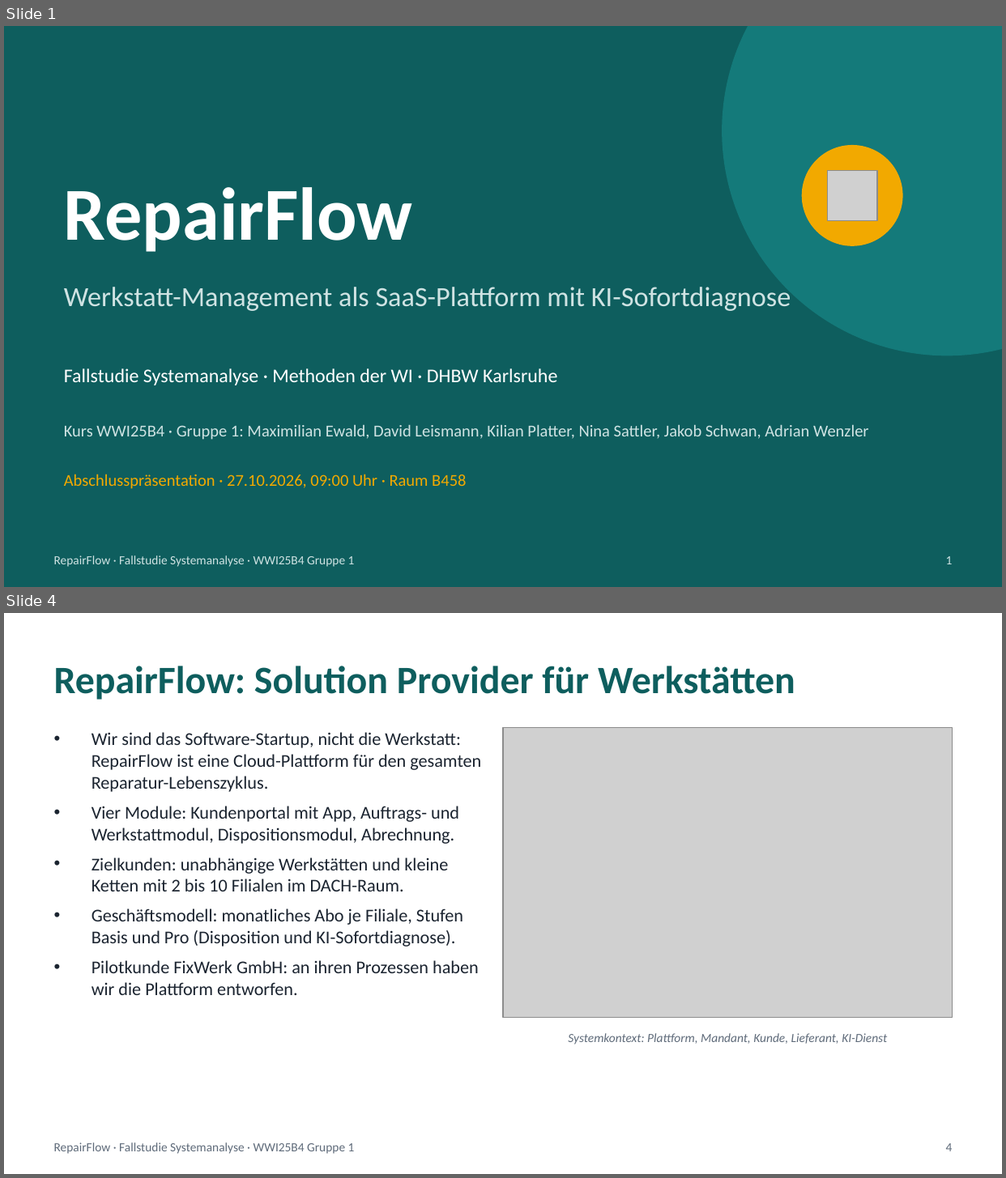
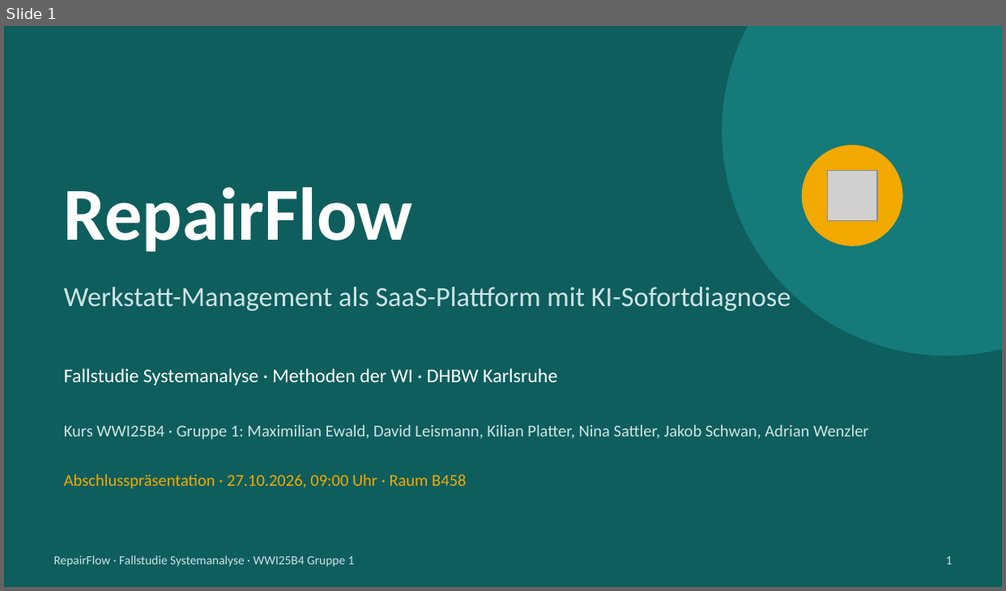
Before and after one commit to jakobschwan123-cmd/casestudy-semester-3, a slide deck: 4_praesentation/Abschlusspraesentation.pptx. Shown one above the other, each under a label of ours: slides 1 and 4 before the commit, slide 1 after it; the slides between them are not shown. The pictures are 1006x1178 and 1006x591 pixels, drawn with LibreOffice and Linux fonts; fonts in the diff are those of the drawing; grey boxes stand for pictures. Boxes give left, top, right and bottom in pixels: in the first picture for what was removed or moved away, otherwise in the second. Text is boxed around its words. In the diff, an @@ line names an element or a change of style, - is before the commit and + after.

```diff
--- a/4_praesentation/Abschlusspraesentation.pptx
+++ b/4_praesentation/Abschlusspraesentation.pptx
@@ slide 4 removed at (x1=4, y1=613, x2=1002, y2=1174), background #FFFFFF @@
@@ text removed at (x1=54, y1=666, x2=795, y2=700) @@
-RepairFlow: Solution Provider für Werkstätten
@@ text removed at (x1=91, y1=732, x2=481, y2=995) @@
-• Wir sind das Software-Startup, nicht die Werkstatt: RepairFlow ist eine Cloud-Plattform für den gesamten Reparatur-Lebenszyklus.
-• Vier Module: Kundenportal mit App, Auftrags- und Werkstattmodul, Dispositionsmodul, Abrechnung.
-• Zielkunden: unabhängige Werkstätten und kleine Ketten mit 2 bis 10 Filialen im DACH-Raum.
-• Geschäftsmodell: monatliches Abo je Filiale, Stufen Basis und Pro (Disposition und KI-Sofortdiagnose).
-• Pilotkunde FixWerk GmbH: an ihren Prozessen haben wir die Plattform entworfen.
@@ picture removed at (x1=503, y1=728, x2=952, y2=1018) @@
@@ text removed at (x1=568, y1=1033, x2=887, y2=1045) @@
-Systemkontext: Plattform, Mandant, Kunde, Lieferant, KI-Dienst
@@ text removed at (x1=54, y1=1143, x2=355, y2=1154) @@
-RepairFlow · Fallstudie Systemanalyse · WWI25B4 Gruppe 1
@@ text removed at (x1=946, y1=1144, x2=953, y2=1152) @@
-4
```
Also in this commit, not shown: 9 slides changed, 8 slides added, 9 other slides removed, 13 other files.
